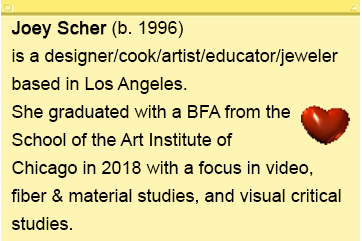
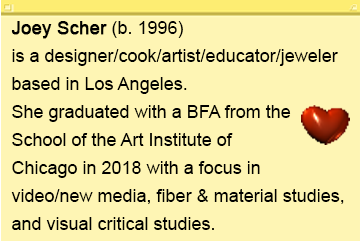
Before/after of a 362×241 layered artwork. What changed in the layer stack:
painted on "Joey Scher (b. 1996) is a designer/cook/artist/educator/jewele" over [11, 161, 344, 230]
